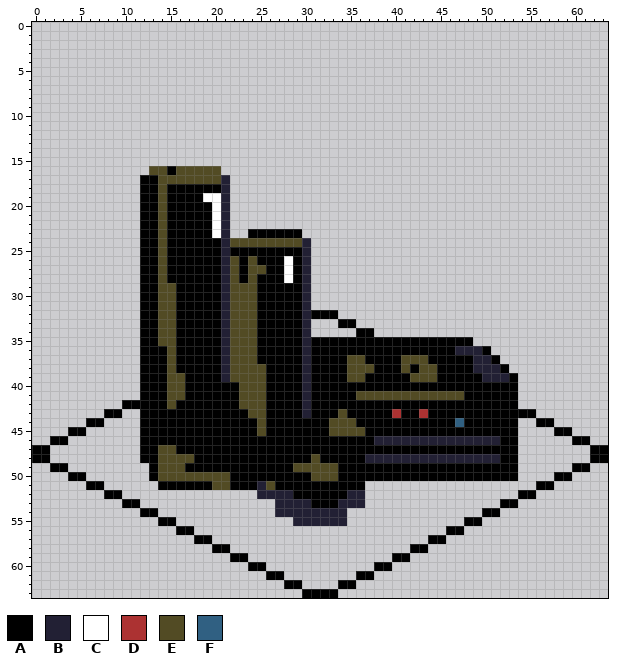
Edited in one commit: pixel-art file (Working/basic_building.aseprite). Above is the file before it was changed.
64x64 pixels, 1 frame.
Visible layers, top first: "Layer 6", "Layer 1".
Palette (. is transparent): A #000000  B #222034  C #ffffff  D #ac3232  E #524b24  F #306082
Pixels before (only the part around the change), first column x 0:
26 ............AAEAAAAAABEAEAAACAB.................................
27 ............AAEAAAAAABEAEEAACAB.................................
28 ............AAEAAAAAABEAEAAACAB.................................
29 ............AAEEAAAAABEEEAAAAAB.................................
30 ............AAEEAAAAABEEEAAAAAB.................................
31 ............AAEEAAAAABEEEAAAAAB.................................
32 ............AAEEAAAAABEEEAAAAABAAA..............................
33 ............AAEEAAAAABEEEAAAAAB...AA............................
34 ............AAEEAAAAABEEEAAAAAB.....AA..........................
35 ............AAEEAAAAABEEEAAAAABAAAAAAAAAAAAAAAAAA...............
36 ............AAAEAAAAABEEEAAAAABAAAAAAAAAAAAAAAABBBA.............
37 ............AAAEAAAAABEEEAAAAABAAAAEEAAAAEEEAAAAABBA............
38 ............AAAEAAAAABEEEEAAAABAAAAEEEAAAEAEEAAAABBBA...........
39 ............AAAEEAAAABEEEEAAAABAAAAEEAAAAAEEEAAAAABBBA..........
40 ............AAAEEAAAAAAEEEAAAABAAAAAAAAAAAAAAAAAAAAAAA..........
41 ............AAAEEAAAAAAEEEAAAABAAAAAEEEEEEEEEEEEAAAAAA..........
42 ..........AAAAAEAAAAAAAEEEAAAABAAAAAAAAAAAAAAAAAAAAAAA..........
43 ........AA..AAAAAAAAAAAAEEAAAABAAAEAAAAADAADAAAAAAAAAAAA........
44 ......AA....AAAAAAAAAAAAAEAAAAAAAEEEAAAAAAAAAAAFAAAAAA..AA......
45 ....AA......AAAAAAAAAAAAAEAAAAAAAEEEEAAAAAAAAAAAAAAAAA....AA....
46 ..AA........AAAAAAAAAAAAAAAAAAAAAAAAAABBBBBBBBBBBBBBAA......AA..
47 AA..........AAEEAAAAAAAAAAAAAAAAAAAAAAAAAAAAAAAAAAAAAA........AA
48 AA..........AAEEEEAAAAAAAAAAAAAEAAAAABBBBBBBBBBBBBBBAA........AA
49 ..AA.........AEEEAAAAAAAAAAAAEEEEEAAAAAAAAAAAAAAAAAAAA......AA..
50 ....AA.......AEEEEEEEEAAAAAAAAAEEEAAAAAAAAAAAAAAAAAAAA....AA....
51 ......AA......AAAAAAEEAAABEAAAAAAAAAA...................AA......
52 ........AA...............BBBBAAAAAABB.................AA........
53 ..........AA...............BBBBAAABBB...............AA..........
54 ............AA.............BBBBBBBB...............AA............
55 ..............AA.............BBBBBB.............AA..............
56 ................AA............................AA................
57 ..................AA........................AA..................
58 ....................AA....................AA....................
59 ......................AA................AA......................
60 ........................AA............AA........................
61 ..........................AA........AA..........................
62 ............................AA....AA............................
63 ..............................AAAA..............................
After:
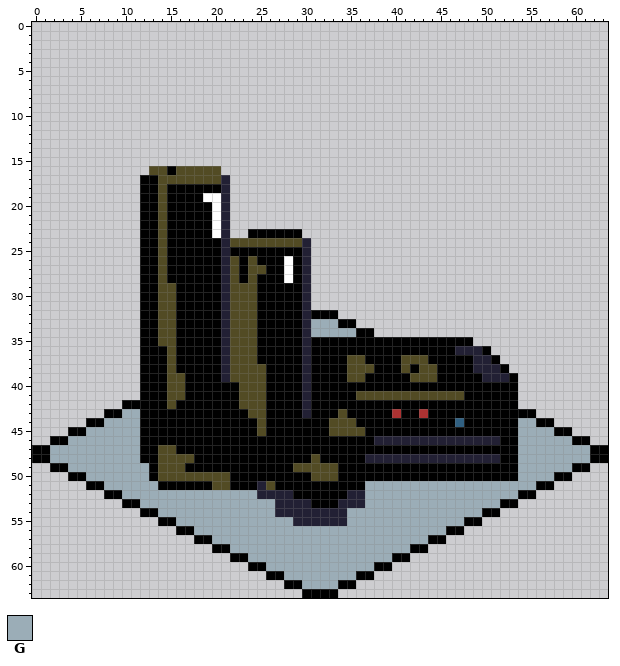
Colours new in this view: G #9badb7
Changes in this commit:
Layer "Layer 1":
y 33: x 31..33 ... -> GGG
y 34: x 31..35 ..... -> GGGGG
y 43: x 10..11 .. -> GG
y 44: x 8..11 .... -> GGGG; x 54..55 .. -> GG
y 45: x 6..11 ...... -> GGGGGG; x 54..57 .... -> GGGG
y 46: x 4..11 ........ -> GGGGGGGG; x 54..59 ...... -> GGGGGG
y 47..48: x 2..11 .......... -> GGGGGGGGGG; x 54..61 ........ -> GGGGGGGG
y 49: x 4..12 ......... -> GGGGGGGGG; x 54..59 ...... -> GGGGGG
y 50: x 6..12 ....... -> GGGGGGG; x 54..57 .... -> GGGG
y 51: x 8..13 ...... -> GGGGGG; x 37..55 ................... -> GGGGGGGGGGGGGGGGGGG
y 52: x 10..24 ............... -> GGGGGGGGGGGGGGG; x 37..53 ................. -> GGGGGGGGGGGGGGGGG
y 53: x 12..26 ............... -> GGGGGGGGGGGGGGG; x 37..51 ............... -> GGGGGGGGGGGGGGG
y 54: x 14..26 ............. -> GGGGGGGGGGGGG; x 35..49 ............... -> GGGGGGGGGGGGGGG
y 55: x 16..28 ............. -> GGGGGGGGGGGGG; x 35..47 ............. -> GGGGGGGGGGGGG
y 56: x 18..45 ............................ -> GGGGGGGGGGGGGGGGGGGGGGGGGGGG
y 57: x 20..43 ........................ -> GGGGGGGGGGGGGGGGGGGGGGGG
y 58: x 22..41 .................... -> GGGGGGGGGGGGGGGGGGGG
y 59: x 24..39 ................ -> GGGGGGGGGGGGGGGG
y 60: x 26..37 ............ -> GGGGGGGGGGGG
y 61: x 28..35 ........ -> GGGGGGGG
y 62: x 30..33 .... -> GGGG
